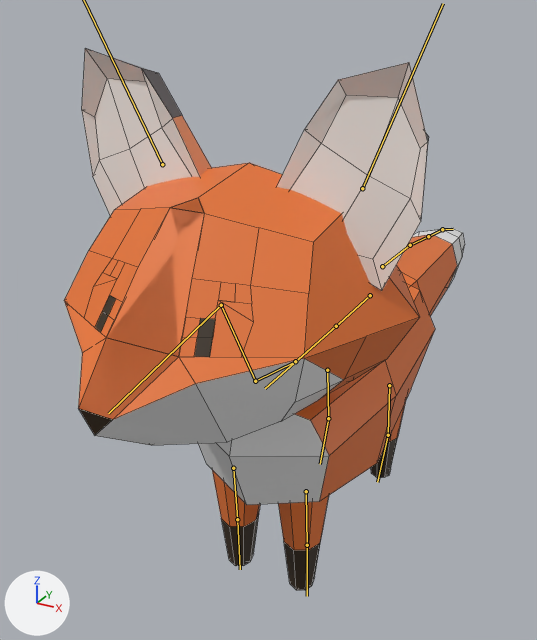
The FBX model g4c2026/Assets/Art/Models/FoxIdleAnim.fbx, before and after one commit.
One viewpoint serves both versions: a camera (50 mm lens) standing at (1.63, -4.57, 2.01) and looking at (-0.41, -0.84, 0.15). Every picture has the same lights, and +X, +Y and +Z are marked at lower left. The picture after the commit comes second. The bones that change, and the others that lie on the model, are drawn over the model as lines. Mesh edges are drawn as thin lines.
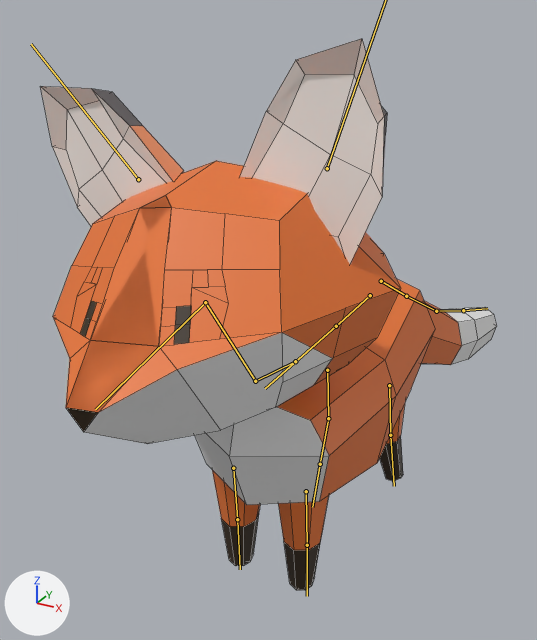
The newer file adds an action. The first version stands in its rest pose; the second is drawn at frame 18 of the action 'Armature|Armature|IdleType1'.

The change, as a diff of the scene's bpy script:
```diff
--- a/g4c2026/Assets/Art/Models/FoxIdleAnim.fbx.py
+++ b/g4c2026/Assets/Art/Models/FoxIdleAnim.fbx.py
@@ bone_bone_007 @@
 bone_bone_007 = bpy.data.objects['Armature'].pose.bones['Bone.007']  # child of 'Bone.002'
-bone_bone_007.rotation_quaternion = (1.0, 0.0, 0.0, 0.0)  # degrees (0, 0, 0)
+bone_bone_007.rotation_quaternion = (0.997, 0.001, 0.039, 0.065)  # degrees (0, 4, 8)
@@ bone_bone_008 @@
 bone_bone_008 = bpy.data.objects['Armature'].pose.bones['Bone.008']  # child of 'Bone.017'
-bone_bone_008.rotation_quaternion = (1.0, 0.0, 0.0, 0.0)  # degrees (0, 0, 0)
+bone_bone_008.rotation_quaternion = (0.998, 0.011, -0.005, 0.061)  # degrees (1, -1, 7)
@@ bone_bone_009 @@
 bone_bone_009 = bpy.data.objects['Armature'].pose.bones['Bone.009']  # child of 'Bone.017'
-bone_bone_009.rotation_quaternion = (1.0, 0.0, 0.0, 0.0)  # degrees (0, 0, 0)
+bone_bone_009.rotation_quaternion = (0.998, 0.004, -0.01, -0.059)  # degrees (1, -1, -7)
@@ bone_bone_005 @@
 bone_bone_005 = bpy.data.objects['Armature'].pose.bones['Bone.005']  # child of 'Bone'
-bone_bone_005.rotation_quaternion = (1.0, 0.0, 0.0, 0.0)  # degrees (0, 0, 0)
+bone_bone_005.rotation_quaternion = (0.985, 0.001, -0.173, -0.02)  # degrees (1, -20, -2)
@@ bone_bone_006 @@
 bone_bone_006 = bpy.data.objects['Armature'].pose.bones['Bone.006']  # child of 'Bone.005'
-bone_bone_006.rotation_quaternion = (1.0, 0.0, 0.0, 0.0)  # degrees (0, 0, 0)
+bone_bone_006.rotation_quaternion = (0.996, -0.011, 0.028, -0.087)  # degrees (-2, 3, -10)
@@ bone_bone_014 @@
 bone_bone_014 = bpy.data.objects['Armature'].pose.bones['Bone.014']
-bone_bone_014.location = (0.0, 0.0, 0.0)
-bone_bone_014.rotation_quaternion = (1.0, 0.0, 0.0, 0.0)  # degrees (0, 0, 0)
+bone_bone_014.location = (-0.006, -0.006, -0.1)
+bone_bone_014.rotation_quaternion = (0.977, -0.212, -0.012, -0.007)  # degrees (-24, -2, -1)
@@ bone_bone_015 @@
 bone_bone_015 = bpy.data.objects['Armature'].pose.bones['Bone.015']  # child of 'Bone.014'
-bone_bone_015.rotation_quaternion = (1.0, 0.0, 0.0, 0.0)  # degrees (0, 0, 0)
+bone_bone_015.rotation_quaternion = (0.986, -0.019, 0.086, -0.143)  # degrees (-4, 9, -17)
@@ bone_bone_016 @@
 bone_bone_016 = bpy.data.objects['Armature'].pose.bones['Bone.016']  # child of 'Bone.015'
-bone_bone_016.rotation_quaternion = (1.0, 0.0, 0.0, 0.0)  # degrees (0, 0, 0)
+bone_bone_016.rotation_quaternion = (0.991, 0.136, 0.01, -0.014)  # degrees (16, 1, -1)
@@ bone_bone_018 @@
 bone_bone_018 = bpy.data.objects['Armature'].pose.bones['Bone.018']  # child of 'Bone.016'
-bone_bone_018.rotation_quaternion = (1.0, 0.0, 0.0, 0.0)  # degrees (0, 0, 0)
+bone_bone_018.rotation_quaternion = (0.996, 0.093, 0.003, -0.016)  # degrees (11, 1, -2)
```

Where the change shows, as pixel boxes [x1, y1, x2, y2] in the pictures (537 x 640 px):
'Cube.034', posed (14% wider): before [64, 48, 465, 590]; after [40, 39, 497, 590]
bone 'Bone.007', root to tip: before (255, 381) to (221, 305); after (255, 381) to (205, 302)
bone 'Bone.005', root to tip: before (389, 385) to (388, 435); after (389, 385) to (390, 435)
bone 'Bone.006', root to tip: before (388, 435) to (377, 482); after (390, 435) to (394, 486)
bone 'Bone.014', root to tip: before (382, 266) to (410, 245); after (381, 281) to (406, 296)
bone 'Bone.015', root to tip: before (410, 245) to (428, 236); after (406, 296) to (436, 311)
bone 'Bone.016', root to tip: before (428, 236) to (442, 229); after (436, 311) to (463, 310)
bone 'Bone.018', root to tip: before (442, 229) to (453, 229); after (463, 310) to (487, 308)
